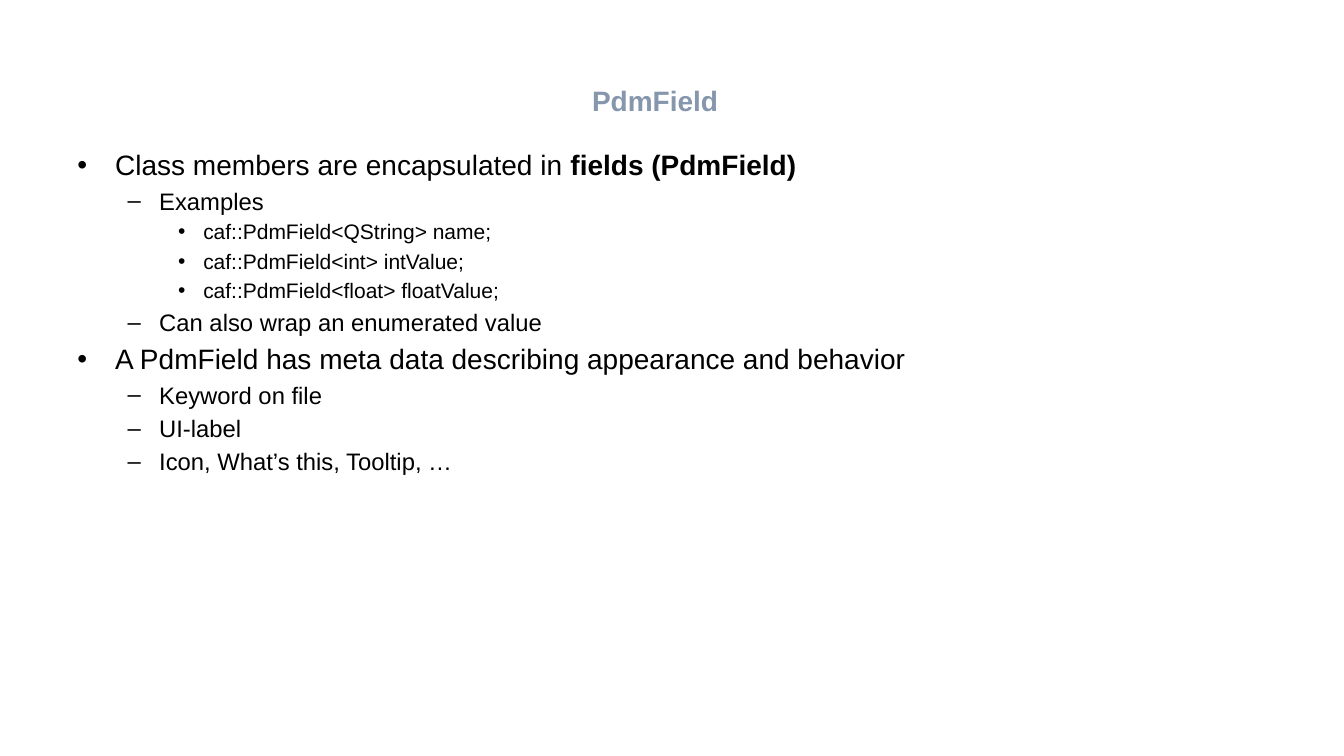
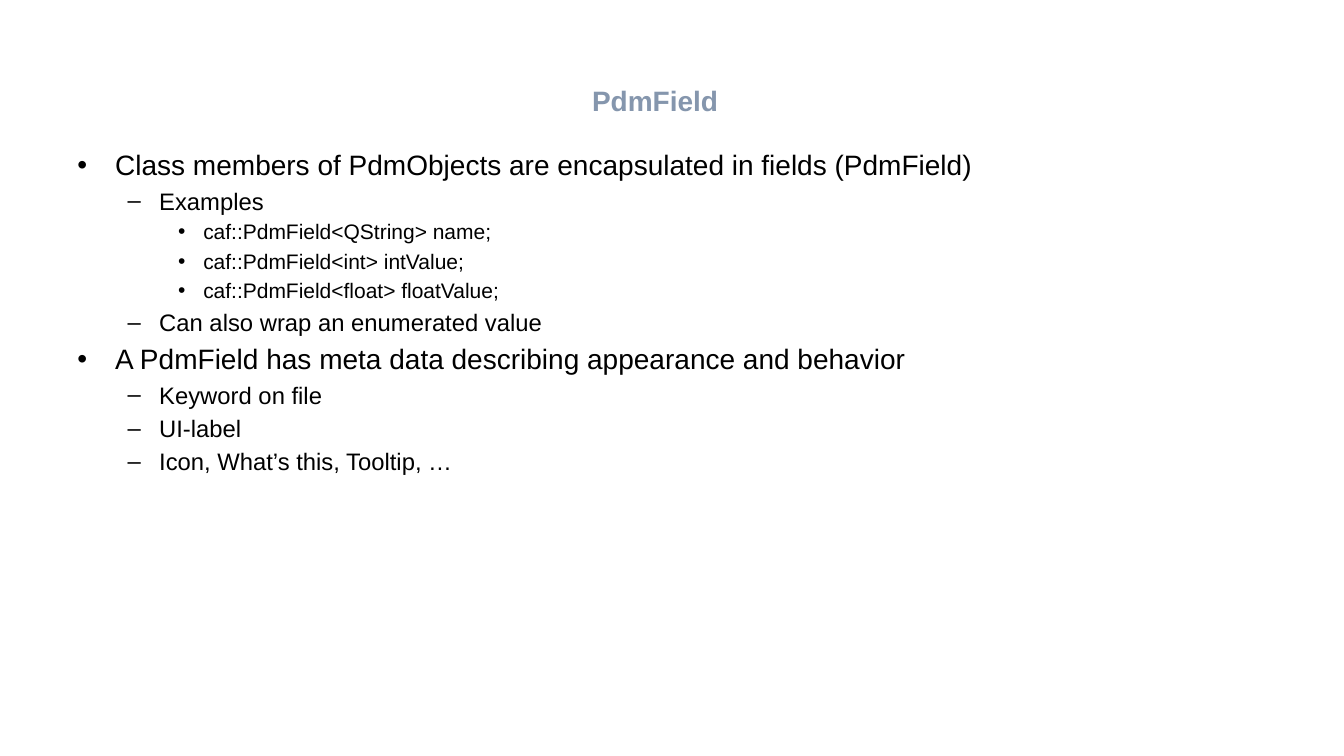
Before and after one commit to magnesj/DemoImageApplication, a slide deck: slide 4 of Presentation/Efficient application development using Qt.pptx. Drawn at 1344x756 pixels with LibreOffice and Linux fonts; fonts in the diff are those of the drawing; background and template pictures are left out. Boxes give left, top, right and bottom in pixels: in the first picture for what was removed or moved away, otherwise in the second. Text is boxed around its words. In the diff, an @@ line names an element or a change of style, - is before the commit and + after.

```diff
--- a/Presentation/Efficient application development using Qt.pptx
+++ b/Presentation/Efficient application development using Qt.pptx
@@ text at [115, 154, 972, 180]: text changed @@
-• Class members are encapsulated in fields (PdmField)
+• Class members of PdmObjects are encapsulated in fields (PdmField)
```
Also in this commit, not shown: 3 other slides changed, 1 slide added.
